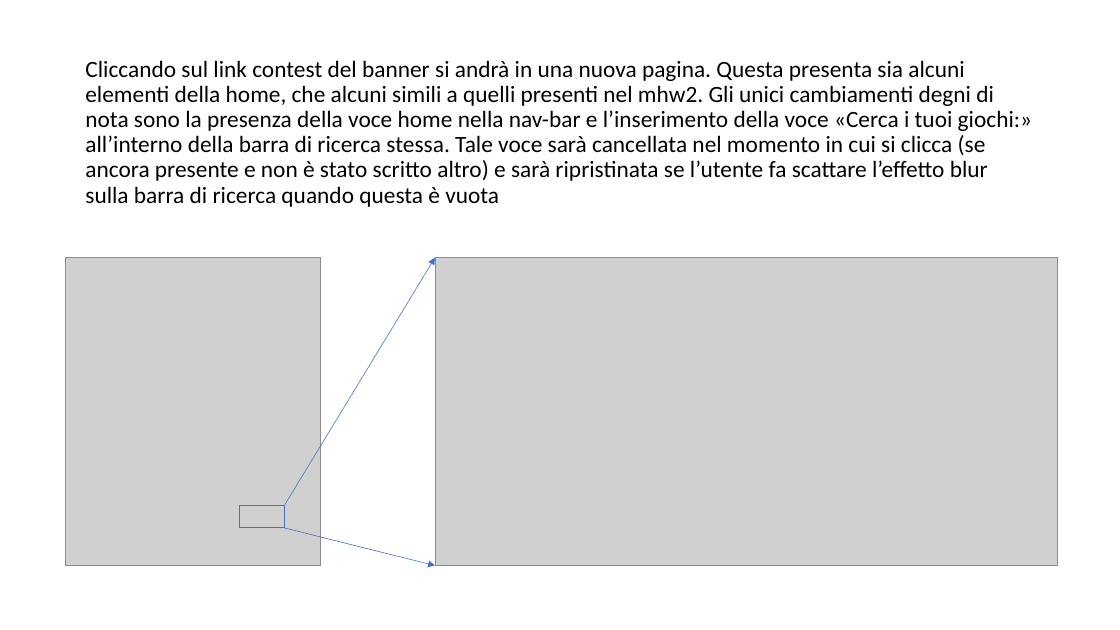
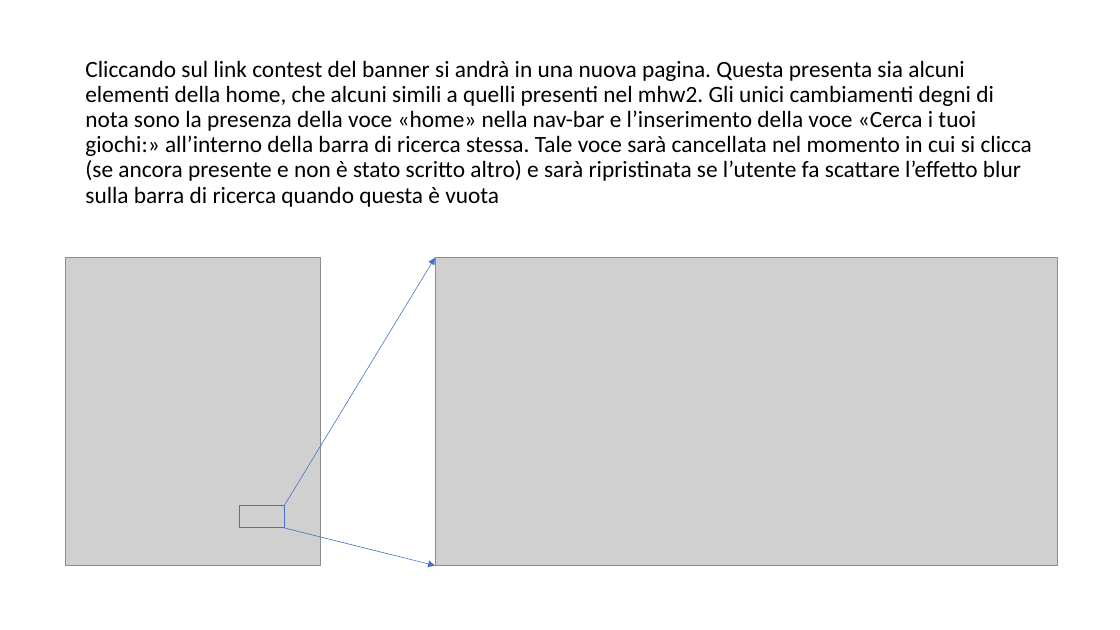
Before and after one commit to TheGarbage/mhw3, a slide deck: slide 4 of mwh3.pptx. Drawn at 1120x630 pixels with LibreOffice and Linux fonts; fonts in the diff are those of the drawing; grey boxes stand for pictures. Boxes give left, top, right and bottom in pixels: in the first picture for what was removed or moved away, otherwise in the second. Text is boxed around its words. In the diff, an @@ line names an element or a change of style, - is before the commit and + after.

```diff
--- a/mwh3.pptx
+++ b/mwh3.pptx
@@ title at box(85, 60, 1032, 207): text changed @@
-Cliccando sul link contest del banner si andrà in una nuova pagina. Questa presenta sia alcuni elementi della home, che alcuni simili a quelli presenti nel mhw2. Gli unici cambiamenti degni di nota sono la presenza della voce home nella nav-bar e l’inserimento della voce «Cerca i tuoi giochi:» all’interno della barra di ricerca stessa. Tale voce sarà cancellata nel momento in cui si clicca (se ancora presente e non è stato scritto altro) e sarà ripristinata se l’utente fa scattare l’effetto blur sulla barra di ricerca quando questa è vuota
+Cliccando sul link contest del banner si andrà in una nuova pagina. Questa presenta sia alcuni elementi della home, che alcuni simili a quelli presenti nel mhw2. Gli unici cambiamenti degni di nota sono la presenza della voce «home» nella nav-bar e l’inserimento della voce «Cerca i tuoi giochi:» all’interno della barra di ricerca stessa. Tale voce sarà cancellata nel momento in cui si clicca (se ancora presente e non è stato scritto altro) e sarà ripristinata se l’utente fa scattare l’effetto blur sulla barra di ricerca quando questa è vuota
```
Also in this commit, not shown: 4 other slides changed.
